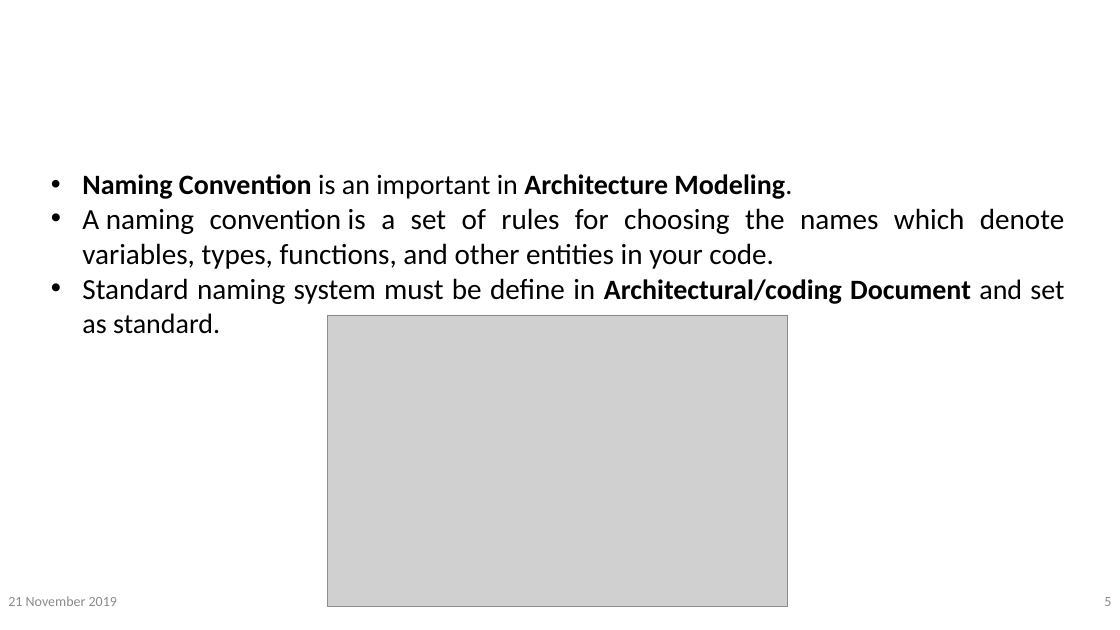
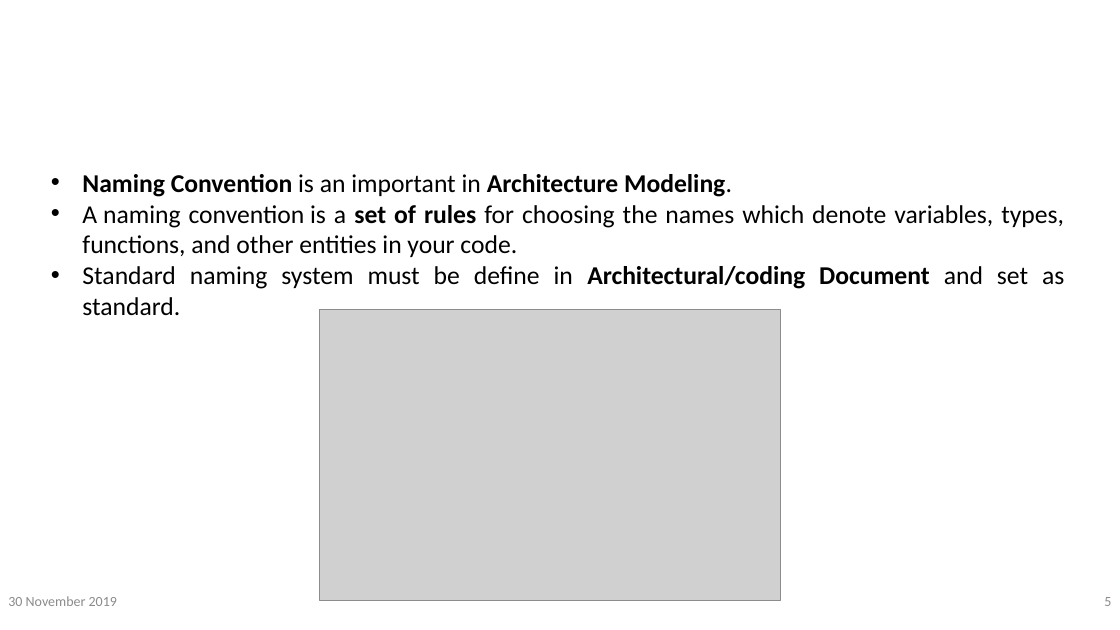
Before and after one commit to vinanti/Skills, a slide deck: slide 5 of PPT/Clean Code/Clean Code.pptx. Drawn at 1120x630 pixels with LibreOffice and Linux fonts; fonts in the diff are those of the drawing; grey boxes stand for pictures; background and template pictures are left out. Boxes give left, top, right and bottom in pixels: in the first picture for what was removed or moved away, otherwise in the second. Text is boxed around its words. In the diff, an @@ line names an element or a change of style, - is before the commit and + after.

```diff
--- a/PPT/Clean Code/Clean Code.pptx
+++ b/PPT/Clean Code/Clean Code.pptx
@@ text "Naming Convention is an important ..." at (82, 174, 1064, 315): size 24 to 22 pt in "Naming Convention is an important in Architecture ...", "Architectural/coding Document and set as standard."; size 25 to 22 pt in "A naming convention is a set of ...", "Standard naming system must be define in"; bold on in "set of rules" @@
@@ picture: place and size @@
-picture at (328, 315, 788, 607)
+picture at (320, 309, 781, 601)
@@ text at (8, 596, 117, 606): text changed @@
-21 November 2019
+30 November 2019
```
Also in this commit, not shown: 19 other slides changed, 32 slides added, 1 other file.
